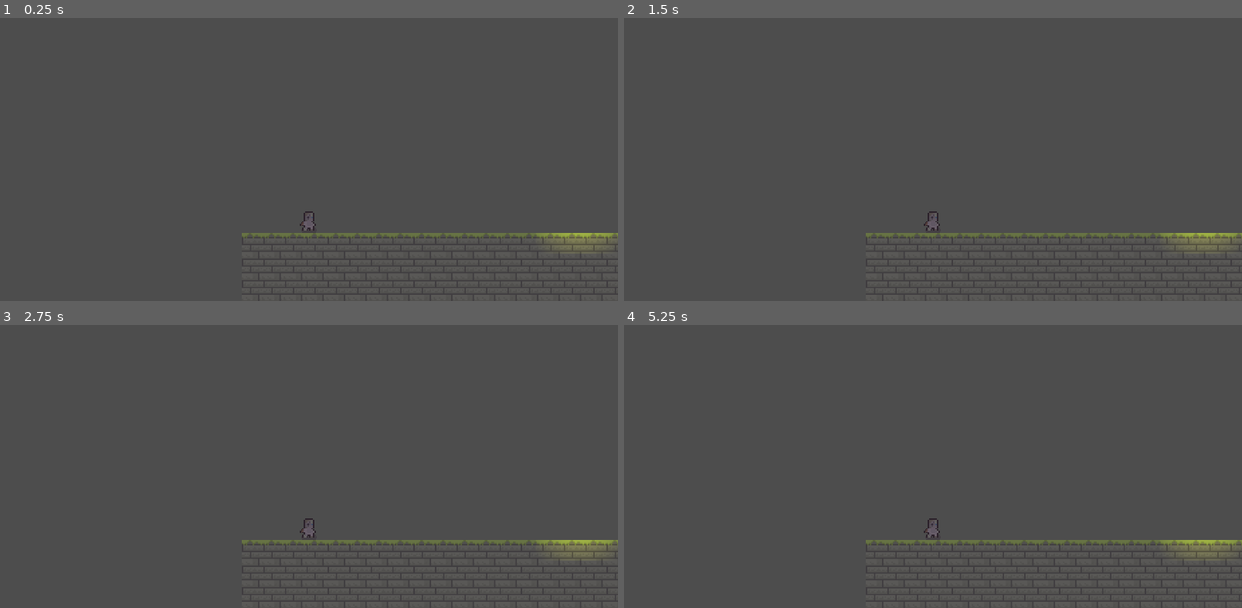
Above: before the commit, frames 1-4 (two rows, left to right).
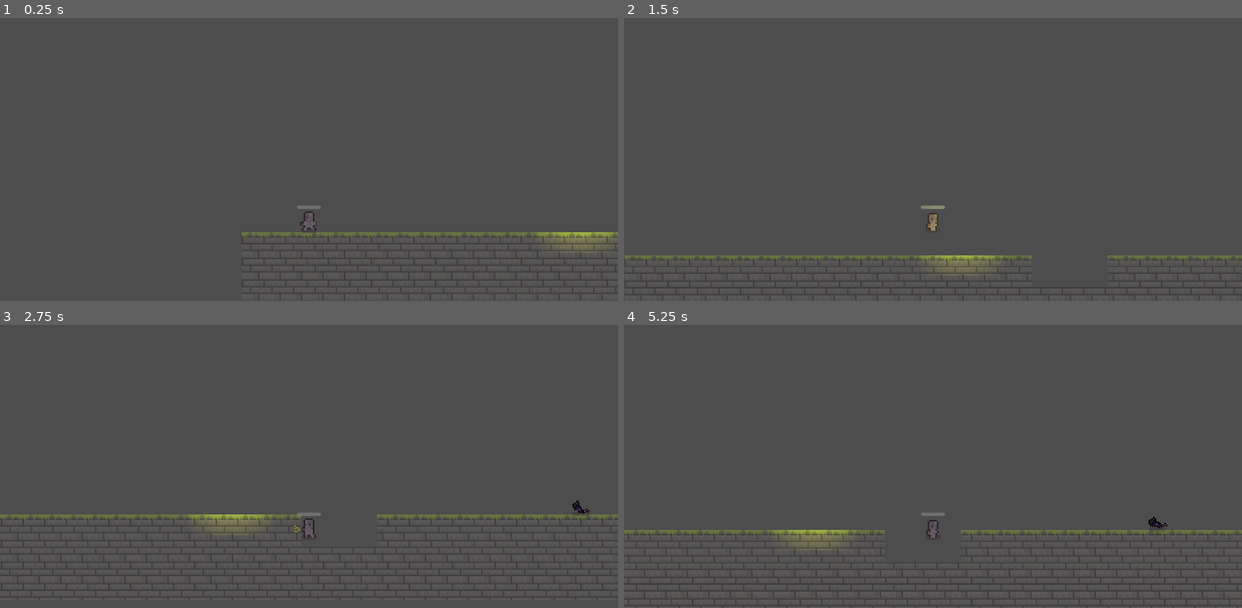
Above: after the commit, the same moments.

Repository: PlantvZombie/Game
Game: Godot game, scene res://Level1.tscn
Two runs of this game, one before a commit and one after it. Both use one fixed random seed, a clock stepped at 60 frames per second and the inputs below.
Inputs (mouse positions are in pixels of both pictures, inside the frame that each line leads up to):
- Up to frame 1 (0.25 s): no input
- Up to frame 2 (1.5 s): tap Enter at 0.5 s; move the mouse to (1068, 108) at 0.52 s; hold D (right) from 0.53 s (still down); right-click (1068, 108) at 0.6 s; tap W (up) at 0.77 s; tap Space (space) at 0.8, 1.35 s; move the mouse to (809, 145) at 1.27 s
- Up to frame 3 (2.75 s): tap W (up) at 1.52 s; right-click (185, 452) at 1.55 s; move the mouse to (370, 356) at 2.02 s; release D (right) at 2.03 s; hold A (left) from 2.03 s (still down); click (370, 356) at 2.1 s; tap Space (space) at 2.3 s
- Up to frame 4 (5.25 s): move the mouse to (902, 503) at 2.77 s; release A (left) at 2.78 s; hold D (right) 2.78-4.28 s; right-click (902, 503) at 2.85 s; tap W (up) at 3.02, 3.77, 4.52 s; move the mouse to (1118, 486) at 3.52 s; tap Space (space) at 3.6, 5.1 s; move the mouse to (747, 381) at 4.27 s; hold A (left) 4.28-5.03 s; right-click (747, 381) at 4.35 s; move the mouse to (963, 435) at 5.02 s; hold D (right) from 5.03 s (still down)

The runs differ from the first frame. In frame 1, 0.6% of the frame differs, in the area x 39-100%, y 66-98%; in frame 2, 2.3%; in frame 3, 3.8%; in frame 4, 4.1%, in the area x 0-100%, y 66-100%.
Error before the commit: Parse Error: Expected indented block after function declaration. (res://character.gd:38)

Commit message:
Rat Does More Damage/Health Bar

Diff:
--- a/character.gd
+++ b/character.gd
@@ -36,11 +36,12 @@
 @onready var anim = get_node("CollisionShape2D/Sprite2D")
 
 func _physics_process(delta):
-if Input.is_action_just_pressed("rClick") and hasGrapplingHook and currentTarget != null:
-	if currentTarget != null:
-		var space_state = get_world_2d().direct_space_state
-		var query = PhysicsRayQueryParameters2D.create(self.global_position, currentTarget.global_position)
-		result = space_state.intersect_ray(query)
+	get_node("ProgressBar").value = health
+	if Input.is_action_just_pressed("rClick") and hasGrapplingHook and currentTarget != null:
+		if currentTarget != null:
+			var space_state = get_world_2d().direct_space_state
+			var query = PhysicsRayQueryParameters2D.create(self.global_position, currentTarget.global_position)
+			result = space_state.intersect_ray(query)
 	if Input.is_action_just_pressed("rClick") and hasGrapplingHook and currentTarget != null and distance(self.global_position, currentTarget.global_position) < grappleRange and str(result.collider).left(str(result.collider).find(":")) != "TileMap":
 		tween = create_tween()
 		currentTarget.rope(self.global_position)
--- a/character.tscn
+++ b/character.tscn
@@ -392,6 +392,15 @@
 position = Vector2(0, -140)
 zoom = Vector2(1.25, 1.25)
 
+[node name="ProgressBar" type="ProgressBar" parent="."]
+offset_left = -18.0
+offset_top = -23.0
+offset_right = 18.0
+offset_bottom = -18.0
+step = 1.0
+value = 1.0
+show_percentage = false
+
 [connection signal="AttackTimer" from="." to="." method="_on_attack_timer"]
 [connection signal="Death" from="." to="." method="_on_death"]
 [connection signal="body_entered" from="Right" to="." method="_on_right_body_entered"]
--- a/rat.gd
+++ b/rat.gd
@@ -115,7 +115,7 @@
 
 func _on_right_body_entered(body):
 	if body.name == "Character":
-		body.health -= 10
+		body.health -= 40
 		get_node("/root/Global").HitRight = true
 		get_node("/root/Global").HitLeft = false
 		RatAttack.emit()
@@ -123,7 +123,7 @@
 
 func _on_left_body_entered(body):
 	if body.name == "Character":
-		body.health -= 10
+		body.health -= 40
 		get_node("/root/Global").HitRight = false
 		get_node("/root/Global").HitLeft = true
 		RatAttack.emit()
